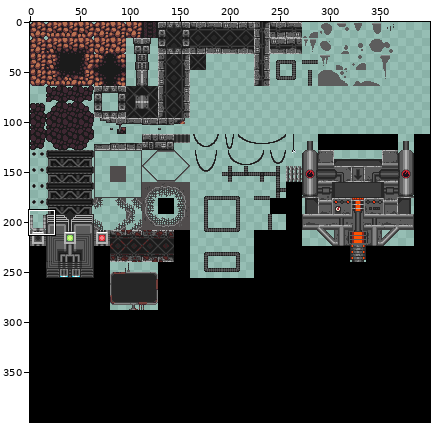
A sprite sheet gets an edit: Assets/Sprites/tilesetRobot.png. The picture above shows the old version from afar; the outline marks the close-up.
Close-up. Earlier state:
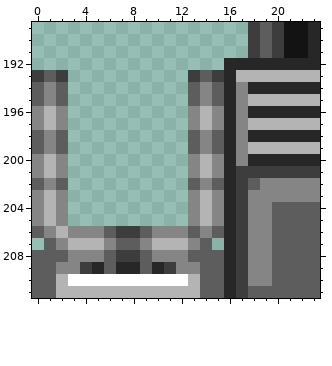
The file is 400x400 pixels. Colours within 5 levels of each other are drawn and written as one. Shown: x 0..23, y 189..211. The commit also changed other parts of the picture, which this record leaves out.
Once edited:
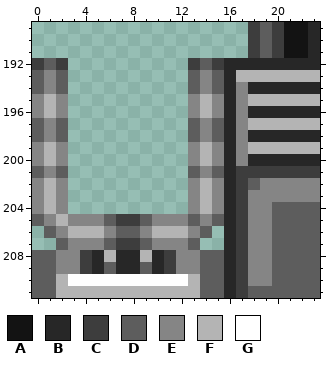
Palette (. is transparent): A #131313  B #272727  C #3d3d3d  D #5d5d5d  E #858585  F #b4b4b4  G #ffffff
From old to new:
Changed rows in their new state; - is an unchanged pixel.
first column x 0:
192 CDC----------CDC
193 DED----------DED
195 EFE----------EFE
197 DED----------DED
199 EFE----------EFE
201 DED----------DED
202 EFE----------EFE
205 DEFEEEDCCDEEEDED
206 .DEFFFEDDEFFFED.
207 -.DEEEDCCDEEED.-
208 --E-CBFBBFBC-E--
